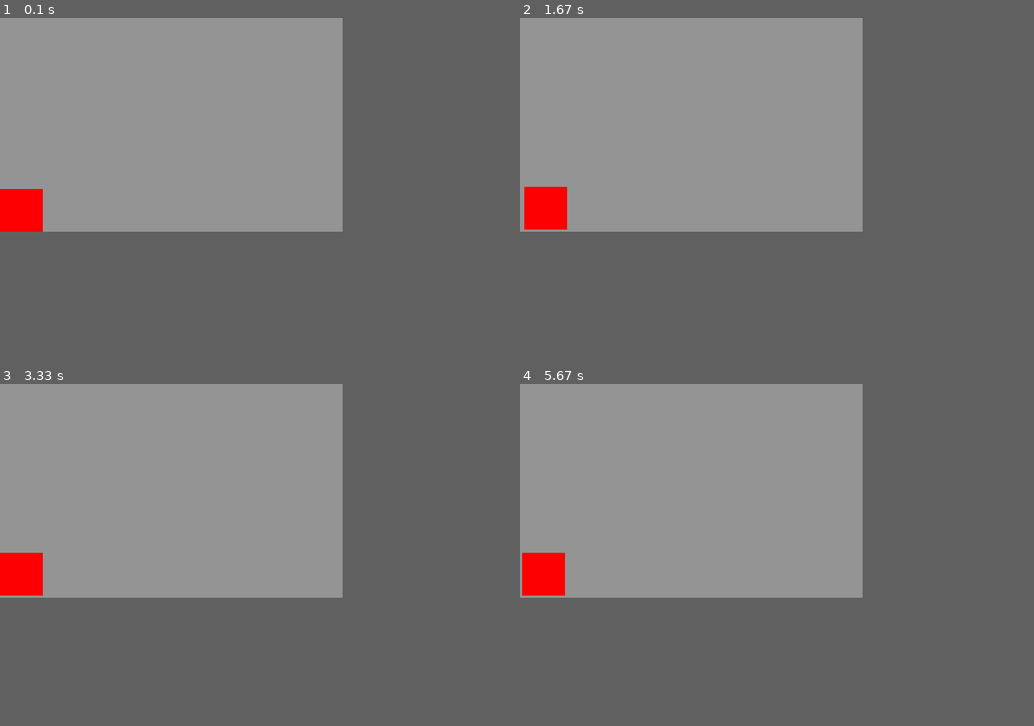
Above: before the commit, frames 1-4 (two rows, left to right).
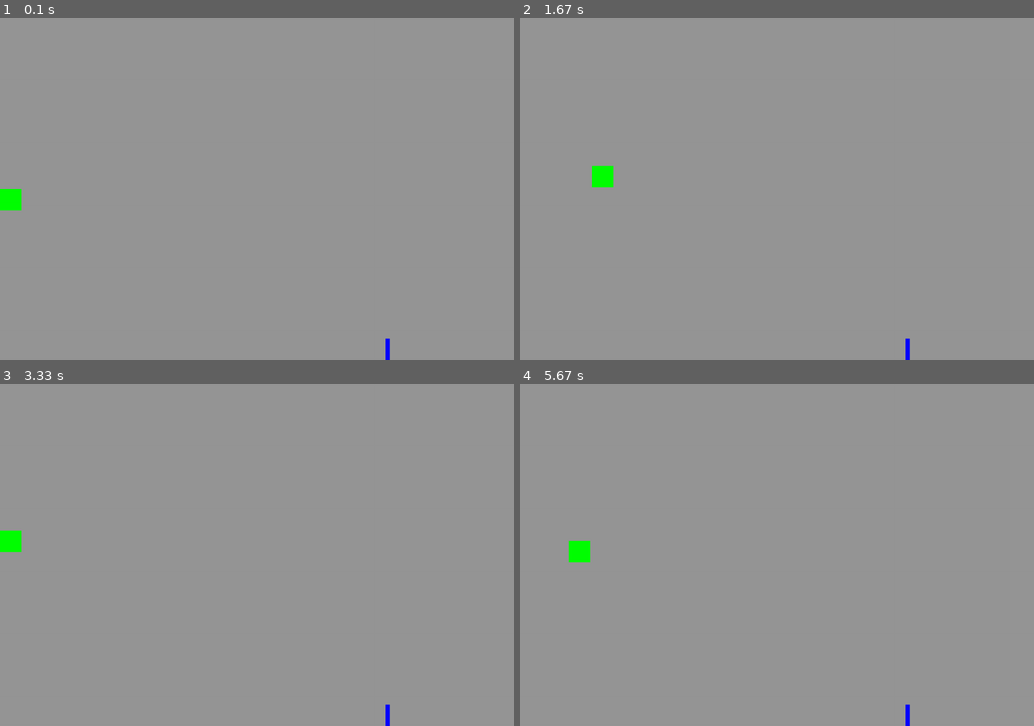
Above: after the commit, the same moments.

Repository: danielbeale-ITguy/pygame1
Game: pygame game, started from game1.py
Two runs of this game, one before a commit and one after it. Both use one fixed random seed, a clock stepped at 60 frames per second and the inputs below.
Inputs:
- Up to frame 1 (0.1 s): no input
- Up to frame 2 (1.67 s): hold Right 0.33-0.8 s; hold Up 0.83-1.13 s; hold Right 1.17-1.63 s
- Up to frame 3 (3.33 s): hold Left 1.67-2.2 s; hold Down 2.23-2.53 s; hold Left 2.57-2.97 s; hold Up from 3 s (still down)
- Up to frame 4 (5.67 s): release Up at 3.37 s; hold Right 3.4-4.03 s; hold Down 4.07-4.43 s; hold Left 4.47-4.93 s; hold Right 4.97-5.43 s; hold Up from 5.47 s (still down)
The window is 600x375 before the commit and 900x600 after it. Grey fills any space a smaller window leaves; there, only what the larger window draws over its background counts as a difference.

The runs differ from the first frame. In frame 1, 1.1% of the frame differs, in the area x 0-76%, y 50-100%; in frame 2, 1.4%; in frame 3, 1.4%; in frame 4, 1.4%, in the area x 0-76%, y 45-100%.

Commit message:
Update game1.py

Diff:
--- a/game1.py
+++ b/game1.py
@@ -4,48 +4,84 @@
 
 RED = (255, 0, 0)
 GRAY = (150, 150, 150)
+BLUE = (0, 0, 255)
+GREEN = (0, 255, 0)
 
+color = GREEN
 pygame.init()
 
-WIDTH = 800
-HEIGHT = 500
-
+WIDTH = 1200
+HEIGHT = 800
 
 
 screen = pygame.display.set_mode((WIDTH,HEIGHT))
-
-rect_1 = pygame.Rect(0,400,100,100)
+x = 0
+rect_1 = pygame.Rect(x,400,50,50)
+Goal = pygame.Rect(900,750,10,75)
 
 
 clock = pygame.time.Clock()
 
 
+running = True
 
-
-running = True
+square_right = False
+square_left = False
+square_up = False
+square_down = False
 
 
 while running:
     clock.tick(60)
     screen.fill(GRAY)
 
-    pygame.draw.rect(screen,RED,rect_1)
+    #if rect_1.colliderect(Goal):
+    #   running = False
+
+    if rect_1.x == 900:
+        rect_1.x = 0
+
+    pygame.draw.rect(screen,color,rect_1)
+    pygame.draw.rect(screen,BLUE,Goal)
 
 
     for event in pygame.event.get():
         if event.type == pygame.QUIT:
             running = False
 
-
+# move square in certain direction if key is pressed
         if event.type == KEYDOWN:
             if event.key == K_RIGHT:
-                rect_1.left += 5
+                square_right = True
             if event.key == K_LEFT:
-                rect_1.right -= 5
+                square_left = True
             if event.key == K_UP:
-                rect_1.top -= 5
+                square_up = True
             if event.key == K_DOWN:
-                rect_1.bottom += 5
+                square_down = True
+# stop moving square if key is no longer pressed
+        if event.type == KEYUP:
+            if event.key == K_RIGHT:
+                square_right = False
+            if event.key == K_LEFT:
+                square_left = False
+            if event.key == K_UP:
+                square_up = False
+            if event.key == K_DOWN:
+                square_down = False
+
+
+#movement speed
+    if square_right == True:
+        rect_1.right += 3
+    if square_left == True:
+        rect_1.left -= 3
+    if square_up == True:
+        rect_1.top -= 3
+    if square_down == True:
+        rect_1.bottom += 3
+
+
 
     pygame.display.flip()
     pygame.display.update()
